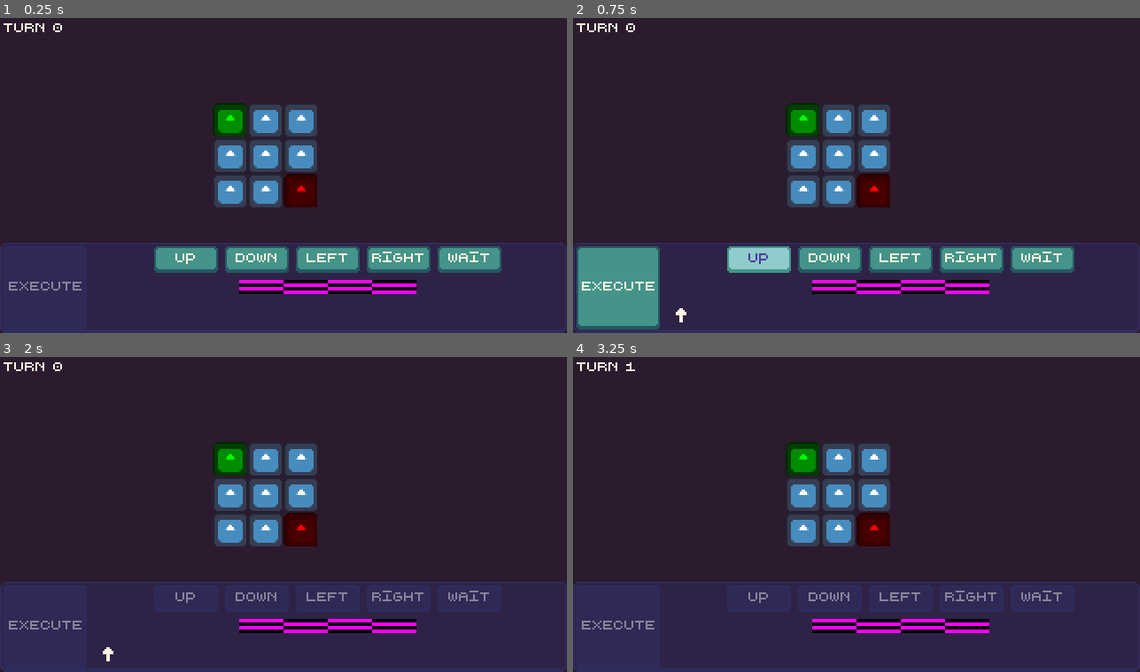
Above: before the commit, frames 1-4 (two rows, left to right).
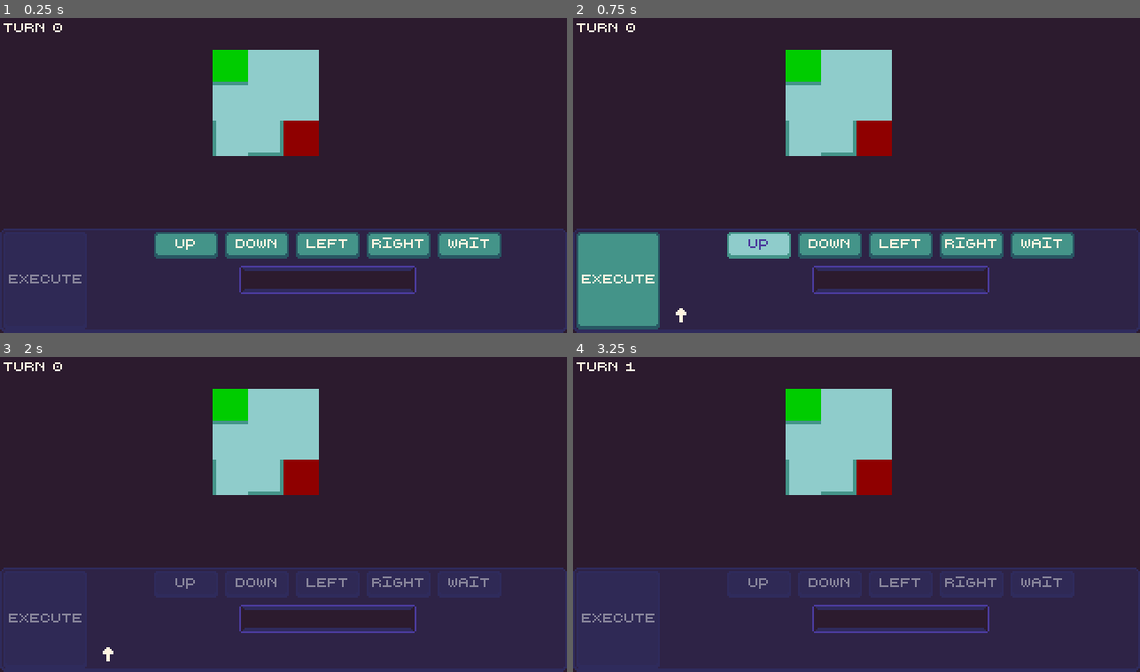
Above: after the commit, the same moments.

Repository: baconsaur/ludum-dare-60
Game: Godot game, scene res://scenes/main.tscn
Same seed, same stepped clock (60 frames per second), same inputs: the game is played once before the commit and once after it. The engine's default icon, where the game draws it, is replaced by a stand-in: a white triangle on a blue panel in a dark square.
Inputs (mouse positions are in pixels of both pictures, inside the frame that each line leads up to):
- Up to frame 1 (0.25 s): no input
- Up to frame 2 (0.75 s): click "Up" at 0.5 s
- Up to frame 3 (2 s): click "Execute" at 1.25 s
- Up to frame 4 (3.25 s): click (680, 653) at 2 s; tap Enter at 2.75 s

The runs differ from the first frame. In frame 1, 18% of the frame differs, in the area x 0-100%, y 10-88%; in frame 2, 18%; in frame 3, 15%; in frame 4, 15%.

Commit message:
Prevent movement with walls

Diff:
--- a/scenes/cell.tscn
+++ b/scenes/cell.tscn
@@ -1,7 +1,8 @@
 [gd_scene format=3 uid="uid://b4pqjaij5ej81"]
 
-[ext_resource type="Texture2D" uid="uid://biyu0bcpw1ns4" path="res://icon.svg" id="1_upbjj"]
+[ext_resource type="Texture2D" uid="uid://bpuorsxm3mvdb" path="res://sprites/base_tile.png" id="1_nm02e"]
+[ext_resource type="Script" uid="uid://bjg664tdfgao8" path="res://scripts/cell.gd" id="2_0s7o3"]
 
 [node name="Cell" type="Sprite2D" unique_id=1895937967]
-scale = Vector2(0.1484375, 0.1484375)
-texture = ExtResource("1_upbjj")
+texture = ExtResource("1_nm02e")
+script = ExtResource("2_0s7o3")
--- a/scenes/main.tscn
+++ b/scenes/main.tscn
@@ -3,8 +3,7 @@
 [ext_resource type="Script" uid="uid://c8xy4k5nng5gt" path="res://scripts/game_controller.gd" id="1_0wfyh"]
 [ext_resource type="Script" uid="uid://b8ole642gapph" path="res://scripts/machine.gd" id="2_0wfyh"]
 [ext_resource type="Script" uid="uid://2dt758c08a5j" path="res://scripts/board.gd" id="2_jyhfs"]
-
-[sub_resource type="PlaceholderTexture2D" id="PlaceholderTexture2D_2e22n"]
+[ext_resource type="Texture2D" uid="uid://brpljk4kip7g" path="res://ui/sprites/card_slot.png" id="4_jyhfs"]
 
 [node name="Main" type="Node2D" unique_id=230154261]
 script = ExtResource("1_0wfyh")
@@ -85,7 +84,7 @@
 layout_mode = 2
 size_flags_horizontal = 6
 size_flags_vertical = 4
-texture = SubResource("PlaceholderTexture2D_2e22n")
+texture = ExtResource("4_jyhfs")
 
 [node name="Actions" type="HBoxContainer" parent="CanvasLayer/MarginContainer/MachinePanel/MachineSections/ActionSection" unique_id=1381654775]
 custom_minimum_size = Vector2(0, 16)
--- /dev/null
+++ b/scenes/wall.tscn
@@ -0,0 +1,6 @@
+[gd_scene format=3 uid="uid://udirfo2ug4ef"]
+
+[ext_resource type="Texture2D" uid="uid://bx6xi0m2amukd" path="res://sprites/wall.png" id="1_wykyb"]
+
+[node name="Wall" type="Sprite2D" unique_id=784946370]
+texture = ExtResource("1_wykyb")
--- a/scripts/board.gd
+++ b/scripts/board.gd
@@ -2,38 +2,53 @@
 
 signal reached_exit
 
-@export var num_rows : int = 3
-@export var num_cols : int = 3
-@export var spawn_point : Vector2 = Vector2(0, 0)
-@export var exit : Vector2 = Vector2(2, 2)
+@export var cell_size = 20
+
+var num_rows : int = 3
+var num_cols : int = 3
+var spawn_point : Vector2 = Vector2(0, 0)
+var exit : Vector2 = Vector2(2, 2)
 
 var cell_obj = preload("res://scenes/cell.tscn")
 var grid = []
 var player_pos = spawn_point
 
+var test_map = preload("res://scripts/level_data/test.tres")
+
 func _ready():
-	for i in range(num_rows):
+	var map_data = test_map.data
+	for i in range(map_data.size()):
 		grid.append([])
-		for j in range(num_cols):
+		for j in range(map_data[i].size()):
 			var cell = cell_obj.instantiate()
 			add_child(cell)
 			grid[i].append(cell)
 			cell.position = get_cell_pos(i, j)
-			if Vector2(i, j) == player_pos:
-				cell.modulate = Color.GREEN
-			elif Vector2(i, j) == exit:
-				cell.modulate = Color.RED
+
+			var cell_data = map_data[i][j]
+			cell.configure(i, j, cell_data)
+			if cell_data.get("spawn"):
+				spawn_point = Vector2(i, j)
+			elif cell_data.get("exit"):
+				exit = Vector2(i, j)
+
+	num_cols = map_data[0].size()
+	num_rows = map_data[0][0].size()
 
 func get_cell_pos(x, y):
-	return Vector2(x * 20 - num_rows * 10, y * 20 - num_cols * 10)
+	return Vector2(x * cell_size - num_rows * cell_size / 2, y * cell_size - num_cols * cell_size)
 
 func move_player(movement):
-	grid[player_pos.x][player_pos.y].modulate = Color.WHITE
-	player_pos = Vector2(
+	var next_cell = Vector2(
 		clamp(player_pos.x + movement.x, 0, num_rows),
 		clamp(player_pos.y + movement.y, 0, num_cols)
 	)
-	grid[player_pos.x][player_pos.y].modulate = Color.GREEN
+	if not grid[next_cell.x][next_cell.y].can_pass(next_cell - player_pos * -1): return
+	if not grid[player_pos.x][player_pos.y].can_pass(next_cell - player_pos): return
+
+	grid[player_pos.x][player_pos.y].self_modulate = Color.WHITE
+	player_pos = next_cell
+	grid[player_pos.x][player_pos.y].self_modulate = Color.GREEN
 
 	if player_pos == exit:
 		emit_signal("reached_exit")
--- /dev/null
+++ b/scripts/cell.gd
@@ -0,0 +1,43 @@
+extends Node2D
+
+var coords = Vector2()
+var direction_map = {
+	"up": Vector2(0, -1),
+	"down": Vector2(0, 1),
+	"left": Vector2(-1, 0),
+	"right": Vector2(1, 0),
+}
+var wall_obj = preload("res://scenes/wall.tscn")
+var blockers = []
+
+func configure(x, y, data):
+	coords = Vector2(x, y)
+	if data.get("spawn"):
+		self_modulate = Color.GREEN
+	elif data.get("exit"):
+		self_modulate = Color.RED
+
+	var wall_data = data.get("walls")
+	if not wall_data: return
+
+	for wall in wall_data:
+		var new_wall = wall_obj.instantiate()
+		add_child(new_wall)
+		new_wall.global_position = global_position
+		blockers.append(wall.direction)
+		match wall.direction:
+			"up":
+				pass
+			"down":
+				new_wall.flip_v = true
+			"left":
+				new_wall.rotation_degrees = -90
+			"right":
+				new_wall.rotation_degrees = 90
+
+func can_pass(from_direction):
+	for blocker in blockers:
+		if direction_map[blocker] == from_direction:
+			return false
+
+	return true
--- /dev/null
+++ b/scripts/level_data/test.tres
@@ -0,0 +1,25 @@
+[gd_resource type="JSON" format=3 uid="uid://rfbaakvrucyg"]
+
+[resource]
+data = [[{
+"spawn": true,
+"walls": [{
+"direction": "down"
+}]
+}, {
+"walls": []
+}, {
+"walls": [{
+"direction": "left",
+"door_id": 1
+}]
+}], [{}, {}, {
+"walls": [{
+"direction": "down"
+}, {
+"direction": "right",
+"door_id": 1
+}]
+}], [{}, {}, {
+"exit": true
+}]]
Not shown, added: scripts/cell.gd.uid
Binary file added: sprites/base_tile.png
Not shown, added: sprites/base_tile.png.import
Binary file added: sprites/tiles.aseprite
Binary file added: sprites/wall.png
Not shown, added: sprites/wall.png.import
Binary file added: ui/sprites/card_slot.png
Not shown, added: ui/sprites/card_slot.png.import
